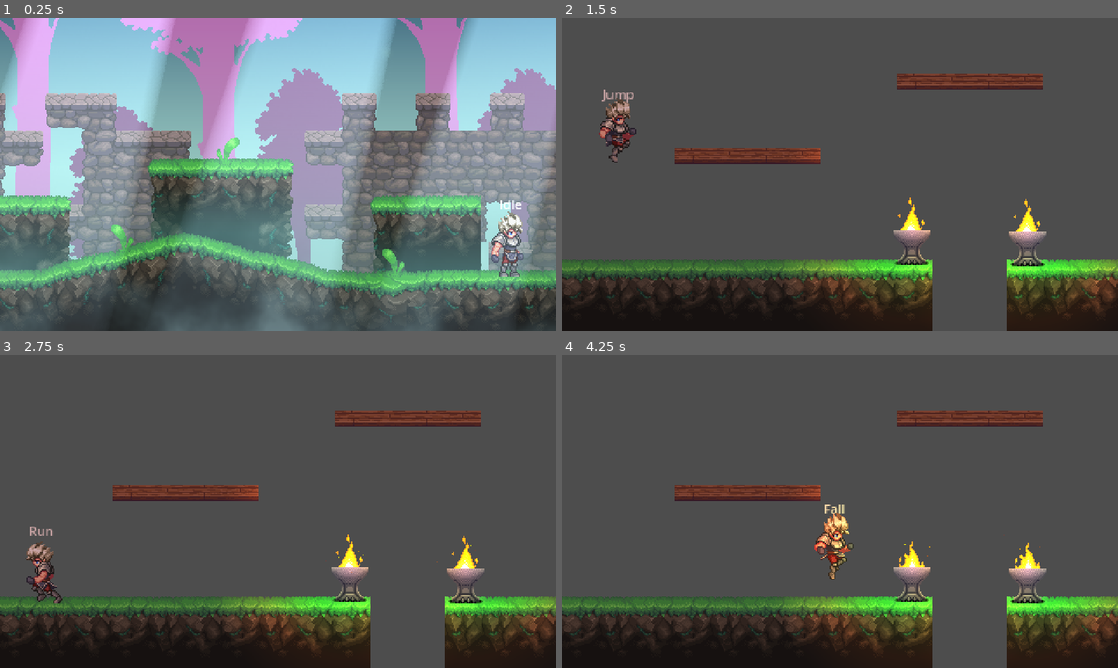
Above: before the commit, frames 1-4 (two rows, left to right).
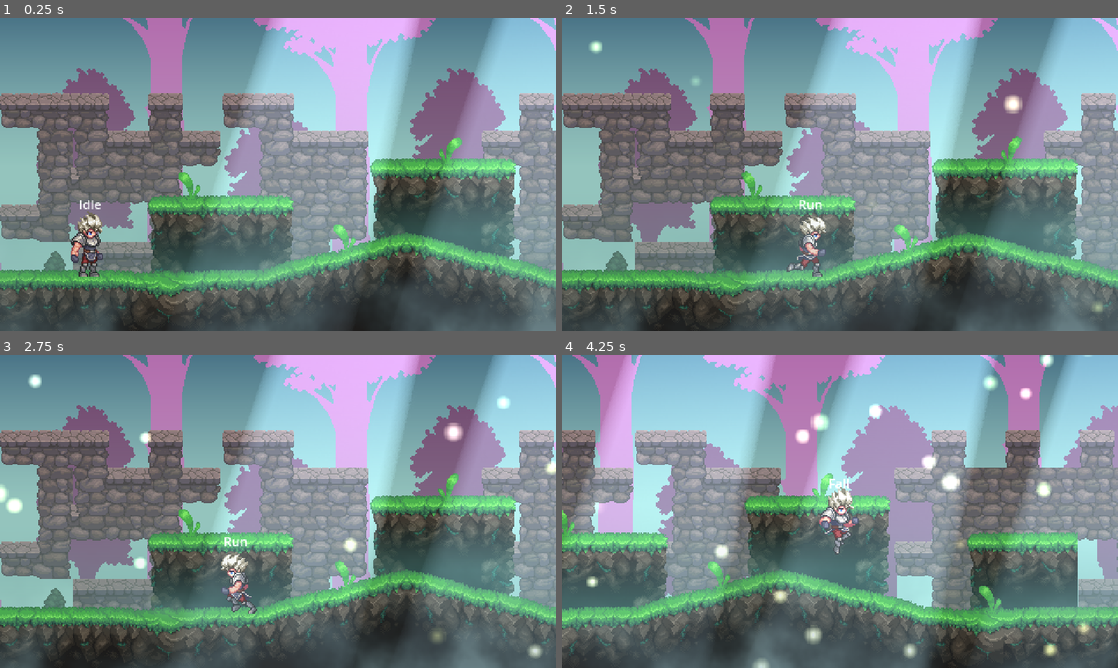
Above: after the commit, the same moments.

Repository: utwoo/Godot-metroidvania-forge
Game: Godot game, scene res://levels/00_forest/01.tscn
The game is run twice, just before and just after one commit, with the same random seed, the same clock (stepped at 60 frames per second) and the same inputs.
Inputs:
- Up to frame 1 (0.25 s): no input
- Up to frame 2 (1.5 s): hold D (right) from 0.53 s (still down); tap K (jump) at 0.77 s
- Up to frame 3 (2.75 s): tap K (jump) at 1.52 s; release D (right) at 2.03 s; hold A (left) from 2.03 s (still down)
- Up to frame 4 (4.25 s): release A (left) at 2.78 s; hold D (right) from 2.78 s (still down); tap K (jump) at 3.02, 3.77 s

The runs differ from the first frame. In frame 1, 77% of the frame differs, in the area x 0-100%, y 0-100%; in frame 2, 90%; in frame 3, 89%; in frame 4, 92%.

Commit message:
Chapter 2 - World Building Foundations : 10 Player spawn

Diff:
--- /dev/null
+++ b/general/player_spawn/player_spawn.gd
@@ -0,0 +1,13 @@
+class_name PlayerSpawn
+extends Node2D
+
+func _ready() -> void:
+	visible = false
+	await get_tree().process_frame
+
+	if get_tree().get_first_node_in_group( "Player" ):
+		return
+
+	var player : Player = load("uid://cfa3xni5hj64u").instantiate()
+	player.global_position = self.global_position
+	self.add_sibling( player )
--- /dev/null
+++ b/general/player_spawn/player_spawn.tscn
@@ -0,0 +1,15 @@
+[gd_scene format=3 uid="uid://cpu56uihpy3rm"]
+
+[ext_resource type="Texture2D" uid="uid://cen5khq5f2rux" path="res://player/sprites/hero.png" id="1_2y6re"]
+[ext_resource type="Script" uid="uid://dp8k8a8x71hq" path="res://general/player_spawn/player_spawn.gd" id="1_h1cw5"]
+
+[node name="PlayerSpawn" type="Node2D" unique_id=912170393]
+script = ExtResource("1_h1cw5")
+
+[node name="Sprite2D" type="Sprite2D" parent="." unique_id=1762344129]
+modulate = Color(0, 1.353256, 0.7303307, 1)
+z_index = 100
+position = Vector2(0, -40)
+texture = ExtResource("1_2y6re")
+hframes = 16
+vframes = 4
--- a/levels/00_forest/01.tscn
+++ b/levels/00_forest/01.tscn
@@ -1,12 +1,12 @@
 [gd_scene format=4 uid="uid://cilmdg5tpbdkk"]
 
 [ext_resource type="TileSet" uid="uid://jl8xm6vayrxi" path="res://levels/tilesets/forgotten_forest.tres" id="1_fvrtv"]
-[ext_resource type="PackedScene" uid="uid://cfa3xni5hj64u" path="res://player/player.tscn" id="2_pu3y4"]
 [ext_resource type="Script" uid="uid://dncm1bg2vgv7o" path="res://general/scripts/level_bounds.gd" id="3_1pu88"]
 [ext_resource type="PackedScene" uid="uid://en7e2vtj72wn" path="res://general/scenes/LevelTransition.tscn" id="4_vhcel"]
 [ext_resource type="PackedScene" uid="uid://28f38bmicoga" path="res://levels/props/plant.tscn" id="5_qmxb0"]
 [ext_resource type="Texture2D" uid="uid://clnfwb1s4xlt4" path="res://levels/tilesets/sprites/light_stream.jpg" id="6_chwhs"]
 [ext_resource type="Material" uid="uid://lo3bju5n38x1" path="res://materials/fog_fade_material.tres" id="7_72pnk"]
+[ext_resource type="PackedScene" uid="uid://cpu56uihpy3rm" path="res://general/player_spawn/player_spawn.tscn" id="7_vdj2u"]
 
 [sub_resource type="Gradient" id="Gradient_vhcel"]
 colors = PackedColorArray(0.518, 0.74, 0.703, 0.5019608, 1, 1, 1, 0)
@@ -200,10 +200,6 @@
 location = 1
 target_level = "uid://cc0jawhlxy1go"
 
-[node name="Player" parent="." unique_id=1688717268 instance=ExtResource("2_pu3y4")]
-position = Vector2(634, 262)
-scale = Vector2(1, 0.99999994)
-
 [node name="FogParallaxLayers" type="Parallax2D" parent="." unique_id=608725620]
 modulate = Color(0.60059994, 0.75309, 0.78, 0.5921569)
 z_index = 5
@@ -220,8 +216,11 @@
 [node name="GPUParticles2D" type="GPUParticles2D" parent="." unique_id=2060317395]
 material = SubResource("CanvasItemMaterial_72pnk")
 position = Vector2(397, 157)
-amount = 30
+amount = 50
 texture = SubResource("GradientTexture2D_72pnk")
 lifetime = 5.0
 randomness = 0.85
 process_material = SubResource("ParticleProcessMaterial_uh0r3")
+
+[node name="PlayerSpawn" parent="." unique_id=912170393 instance=ExtResource("7_vdj2u")]
+position = Vector2(79, 262)
--- a/levels/00_forest/02.tscn
+++ b/levels/00_forest/02.tscn
@@ -1,10 +1,10 @@
 [gd_scene format=4 uid="uid://cc0jawhlxy1go"]
 
 [ext_resource type="TileSet" uid="uid://jl8xm6vayrxi" path="res://levels/tilesets/forgotten_forest.tres" id="1_5wgas"]
-[ext_resource type="PackedScene" uid="uid://cfa3xni5hj64u" path="res://player/player.tscn" id="2_uqe0m"]
 [ext_resource type="Script" uid="uid://dncm1bg2vgv7o" path="res://general/scripts/level_bounds.gd" id="3_epyyu"]
 [ext_resource type="PackedScene" uid="uid://en7e2vtj72wn" path="res://general/scenes/LevelTransition.tscn" id="4_s2tn3"]
 [ext_resource type="PackedScene" uid="uid://b3c1xq1cvkdkd" path="res://levels/props/torch.tscn" id="5_o5ap7"]
+[ext_resource type="PackedScene" uid="uid://cpu56uihpy3rm" path="res://general/player_spawn/player_spawn.tscn" id="5_tfgdr"]
 
 [node name="02" type="Node2D" unique_id=1989581114]
 
@@ -13,9 +13,6 @@
 color = Color(0.5529412, 0.27058825, 0.27058825, 1)
 energy = 0.5
 blend_mode = 2
-
-[node name="Player" parent="." unique_id=1688717268 instance=ExtResource("2_uqe0m")]
-position = Vector2(44, 225)
 
 [node name="TileMapLayer" type="TileMapLayer" parent="." unique_id=1677566742]
 tile_map_data = PackedByteArray("AAAAAAcAAAABAAAAAAAAAAgAAAABAAEAAAAAAAkAAAABAAIAAAABAAcAAAACAAAAAAABAAgAAAACAAEAAAABAA …(720 unchanged characters)…
@@ -39,3 +36,6 @@
 
 [node name="Torch2" parent="Node2D" unique_id=762189708 instance=ExtResource("5_o5ap7")]
 position = Vector2(402, 230)
+
+[node name="PlayerSpawn" parent="." unique_id=912170393 instance=ExtResource("5_tfgdr")]
+position = Vector2(76, 223)
Not shown, added: general/player_spawn/player_spawn.gd.uid
